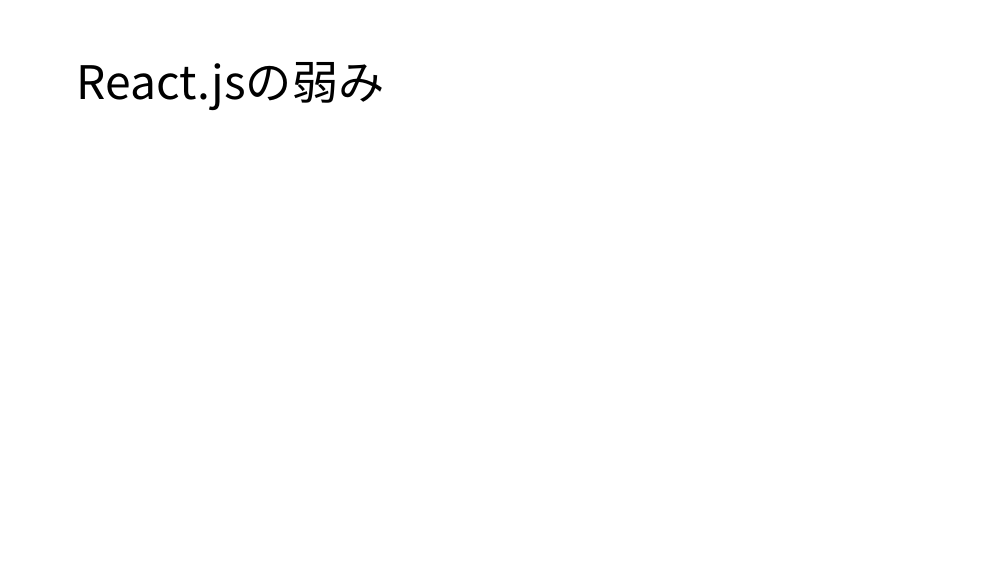
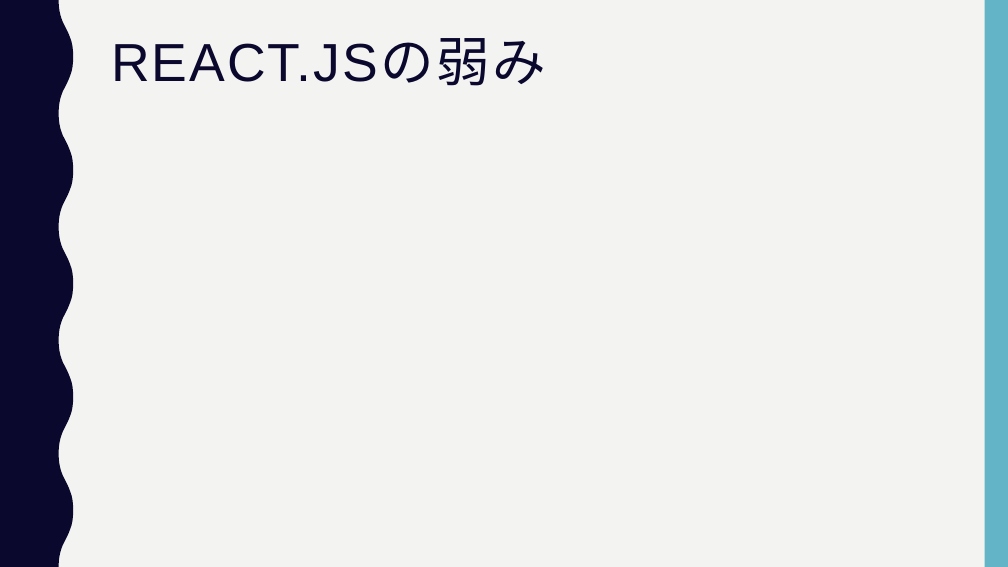
Before and after one commit to yo0o0oy/prac-program, a slide deck: slide 4 of javascript/react/mbo/summary.pptx. Drawn at 1008x567 pixels with LibreOffice and Linux fonts; fonts in the diff are those of the drawing. Boxes give left, top, right and bottom in pixels: in the first picture for what was removed or moved away, otherwise in the second. Text is boxed around its words. In the diff, an @@ line names an element or a change of style, - is before the commit and + after.

```diff
--- a/javascript/react/mbo/summary.pptx
+++ b/javascript/react/mbo/summary.pptx
@@ background #FFFFFF to #F3F3F2 @@
@@ freeform shape added at [0,0,73,567], fill #0B082E @@
@@ rectangle added at [985,0,1008,567], fill #62B4C6 @@
@@ title "REACT.JSの弱み" at [111,39,546,86]: vertical alignment middle to top @@
@@ title at [111,39,546,86]: text changed; size 44 to 51 pt; font Noto Sans CJK JP to Arial; text colour #000000 to #0B082E @@
-React.jsの弱み
+REACT.JSの弱み
```
Also in this commit, not shown: 4 other slides changed, 2 slides added, 1 slide removed.
